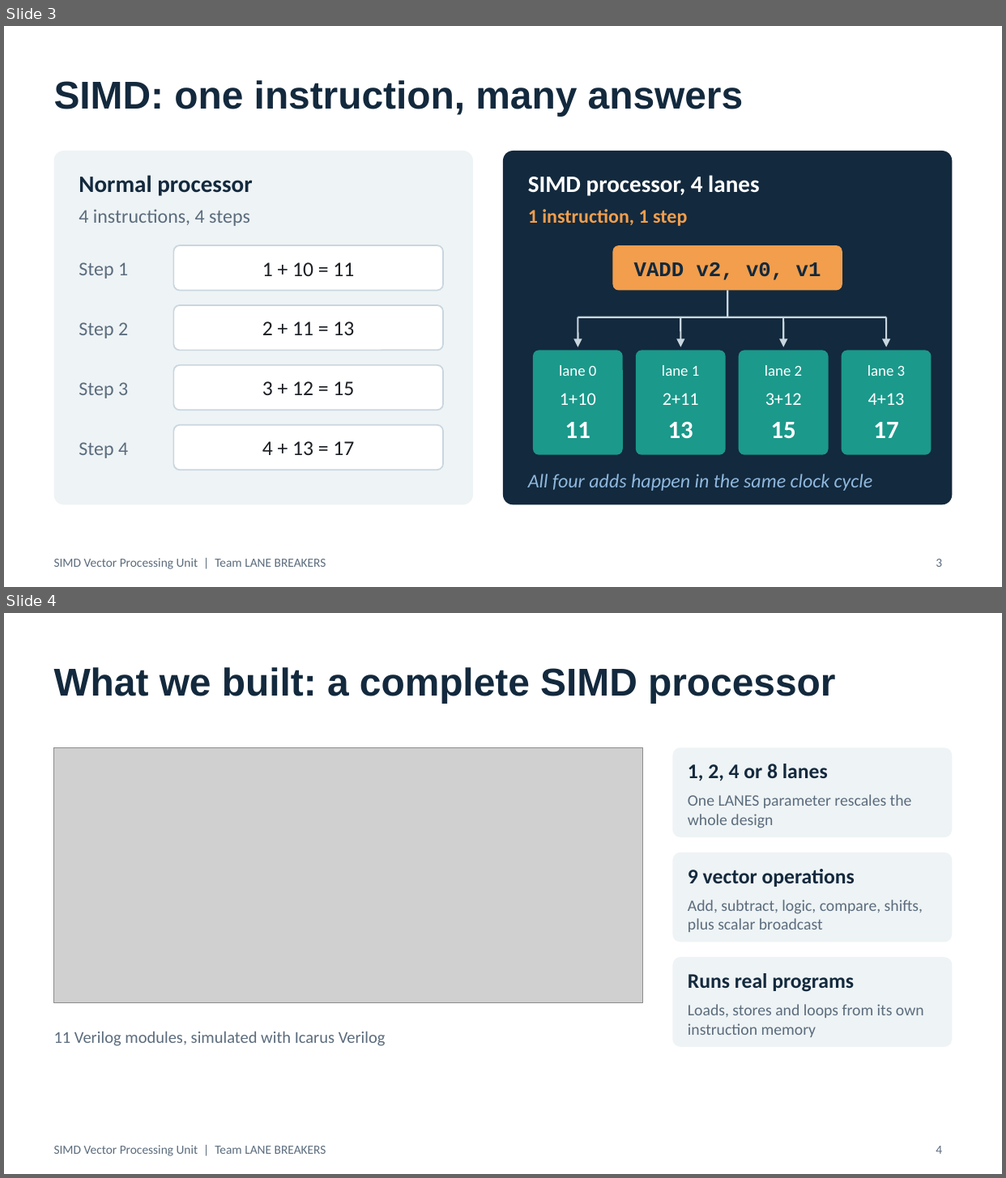
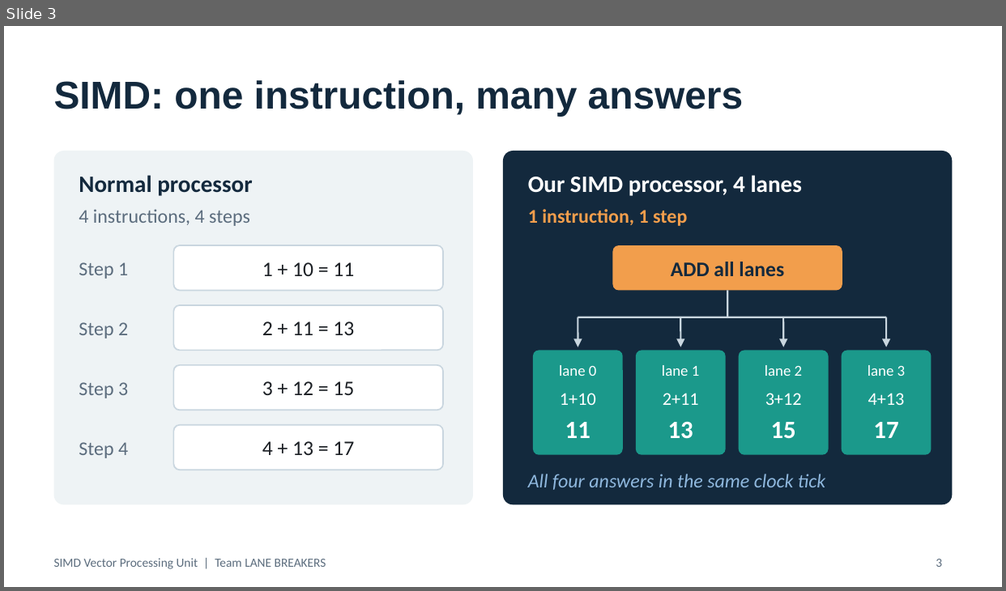
Before and after one commit to ChaitanyaSai-Meka/simd-vector-processing-unit, a slide deck: report/SIMD_VPU_Presentation.pptx. Shown one above the other, each under a label of ours: slides 3 and 4 before the commit, slide 3 after it. The pictures are 1006x1178 and 1006x591 pixels, drawn with LibreOffice and Linux fonts; fonts in the diff are those of the drawing; grey boxes stand for pictures. Boxes give left, top, right and bottom in pixels: in the first picture for what was removed or moved away, otherwise in the second. Text is boxed around its words. In the diff, an @@ line names an element or a change of style, - is before the commit and + after.

```diff
--- a/report/SIMD_VPU_Presentation.pptx
+++ b/report/SIMD_VPU_Presentation.pptx
@@ slide 4 removed at <box>4,613,1002,1174</box>, background #FFFFFF; not listed: 1 template element that a slide beside it also shows @@
@@ title removed at <box>54,667,835,703</box> @@
-What we built: a complete SIMD processor
@@ picture removed at <box>54,747,642,1003</box> @@
@@ rounded rectangle removed at <box>672,747,952,837</box> @@
@@ text removed at <box>688,764,828,781</box> @@
-1, 2, 4 or 8 lanes
@@ text removed at <box>688,794,912,828</box> @@
-One LANES parameter rescales the whole design
@@ rounded rectangle removed at <box>672,853,952,943</box> @@
@@ text removed at <box>688,869,854,887</box> @@
-9 vector operations
@@ text removed at <box>688,900,923,932</box> @@
-Add, subtract, logic, compare, shifts, plus scalar broadcast
@@ rounded rectangle removed at <box>672,957,952,1047</box> @@
@@ text removed at <box>688,973,854,992</box> @@
-Runs real programs
@@ text removed at <box>688,1004,924,1037</box> @@
-Loads, stores and loops from its own instruction memory
@@ text removed at <box>54,1031,386,1046</box> @@
-11 Verilog modules, simulated with Icarus Verilog
@@ page number removed at <box>936,1146,942,1154</box> @@
-4
@@ slide 3 changed as well @@
@@ text at <box>528,175,802,196</box>: text changed @@
-SIMD processor, 4 lanes
+Our SIMD processor, 4 lanes
@@ text at <box>671,262,784,276</box>: text changed; font Courier New to Calibri @@
-VADD v2, v0, v1
+ADD all lanes
@@ text at <box>528,474,825,490</box>: text changed @@
-All four adds happen in the same clock cycle
+All four answers in the same clock tick
```
Also in this commit, not shown: 4 other slides changed, 3 slides added, 4 other slides removed.
